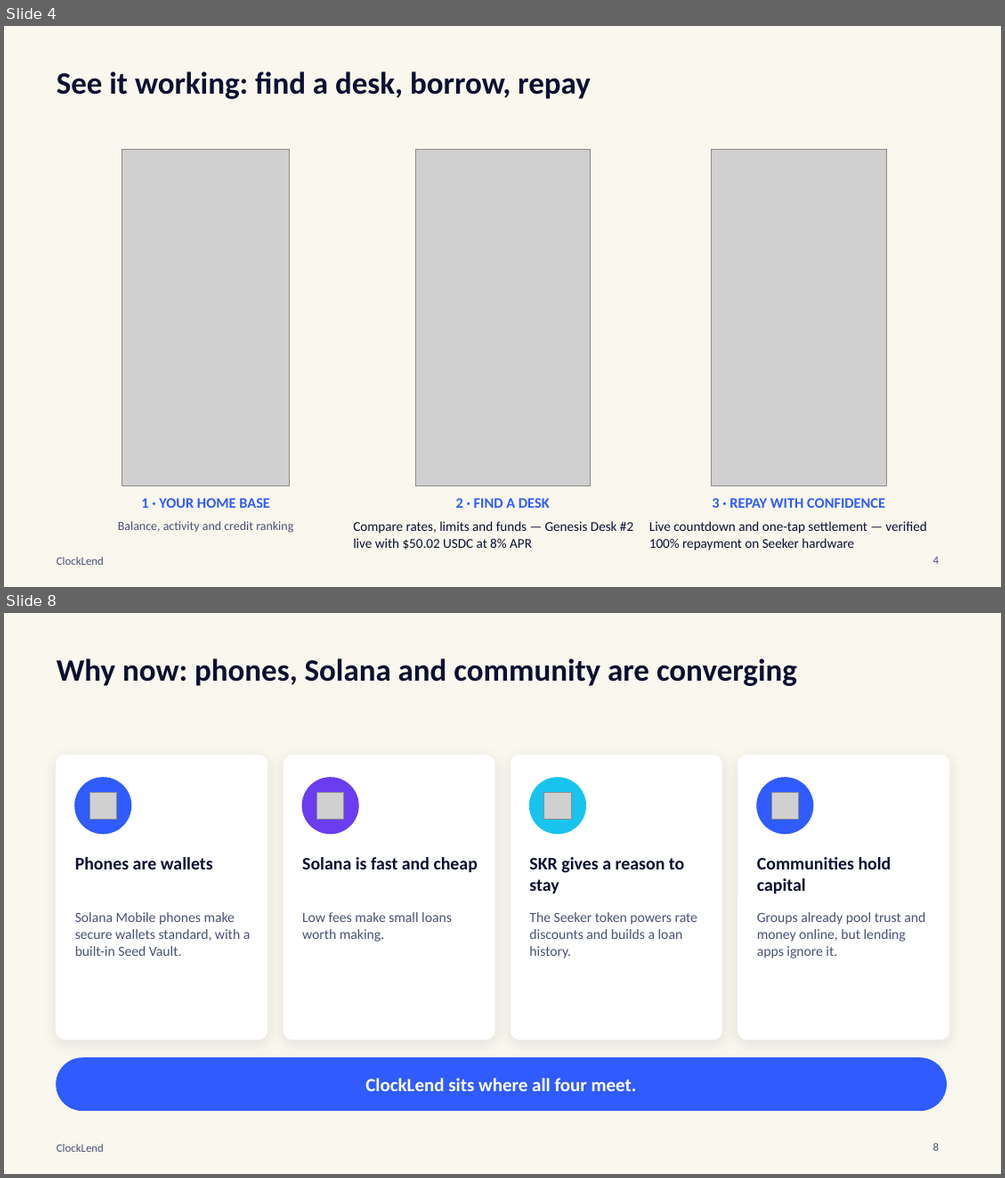
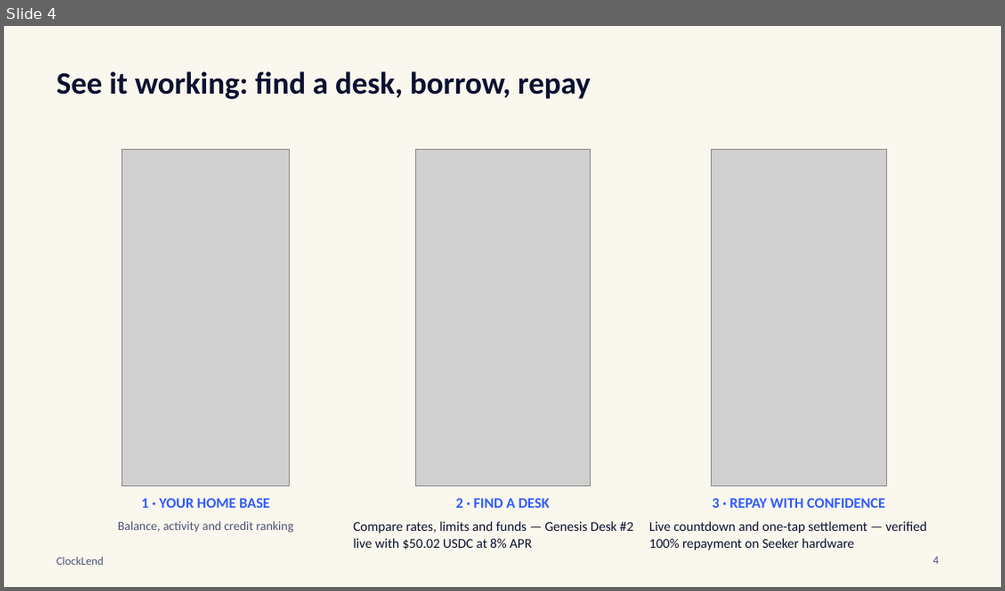
Before and after one commit to luckysitara/ClockLend, a slide deck: docs/ClockLend_Pitch_Deck_CLOCKIN.pptx. Shown one above the other, each under a label of ours: slides 4 and 8 before the commit, slide 4 after it; the slides between them are not shown. The pictures are 1005x1178 and 1005x591 pixels, drawn with LibreOffice and Linux fonts; fonts in the diff are those of the drawing; grey boxes stand for pictures. Boxes give left, top, right and bottom in pixels: in the first picture for what was removed or moved away, otherwise in the second. Text is boxed around its words. In the diff, an @@ line names an element or a change of style, - is before the commit and + after.

```diff
--- a/docs/ClockLend_Pitch_Deck_CLOCKIN.pptx
+++ b/docs/ClockLend_Pitch_Deck_CLOCKIN.pptx
@@ slide 8 removed at bbox=[4, 613, 1001, 1174], background #FAF7EE; not listed: 1 template element that a slide beside it also shows @@
@@ text removed at bbox=[57, 658, 797, 686] @@
-Why now: phones, Solana and community are converging
@@ rounded rectangle removed at bbox=[57, 755, 267, 1039] @@
@@ rounded rectangle removed at bbox=[283, 755, 494, 1039] @@
@@ rounded rectangle removed at bbox=[511, 755, 722, 1039] @@
@@ rounded rectangle removed at bbox=[738, 755, 949, 1039] @@
@@ ellipse removed at bbox=[75, 778, 131, 834] @@
@@ picture removed at bbox=[89, 792, 116, 819] @@
@@ ellipse removed at bbox=[302, 778, 358, 834] @@
@@ picture removed at bbox=[317, 792, 344, 819] @@
@@ ellipse removed at bbox=[530, 778, 586, 834] @@
@@ picture removed at bbox=[544, 792, 572, 819] @@
@@ ellipse removed at bbox=[757, 778, 813, 834] @@
@@ picture removed at bbox=[771, 792, 798, 819] @@
@@ text removed at bbox=[75, 857, 213, 869] @@
-Phones are wallets
@@ text removed at bbox=[302, 857, 477, 872] @@
-Solana is fast and cheap
@@ text removed at bbox=[529, 857, 684, 893] @@
-SKR gives a reason to stay
@@ text removed at bbox=[757, 857, 891, 893] @@
-Communities hold capital
@@ text removed at bbox=[75, 912, 251, 956] @@
-Solana Mobile phones make secure wallets standard, with a built-in Seed Vault.
@@ text removed at bbox=[302, 912, 452, 941] @@
-Low fees make small loans worth making.
@@ text removed at bbox=[529, 912, 697, 958] @@
-The Seeker token powers rate discounts and builds a loan history.
@@ text removed at bbox=[757, 912, 925, 958] @@
-Groups already pool trust and money online, but lending apps ignore it.
@@ rounded rectangle removed at bbox=[57, 1058, 947, 1111] @@
@@ text removed at bbox=[365, 1078, 637, 1091] @@
-ClockLend sits where all four meet.
@@ page number removed at bbox=[933, 1143, 938, 1151] @@
-8
```
Also in this commit, not shown: 8 slides changed, 3 slides added, 3 other slides removed, 2 other files.
